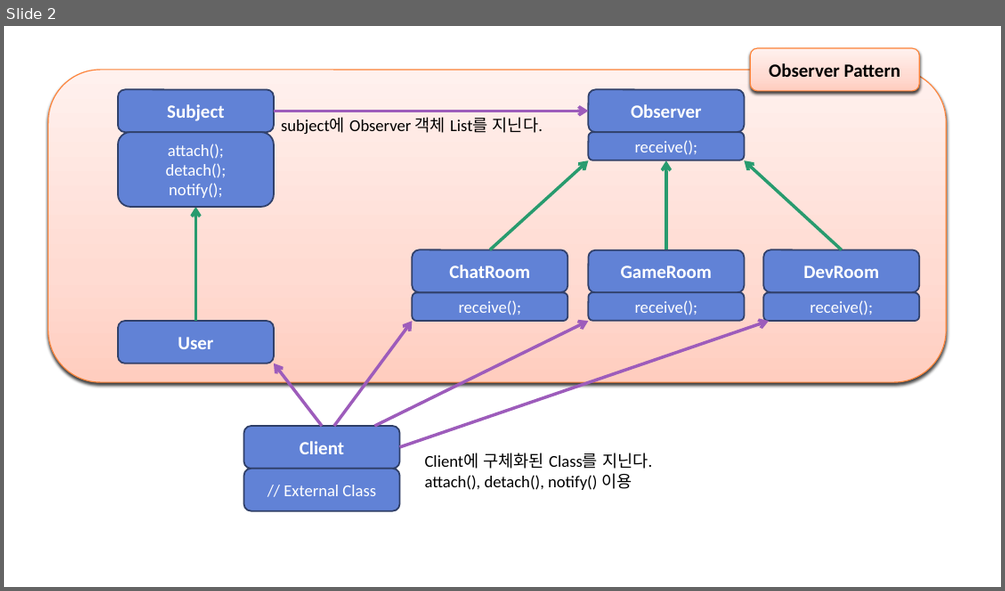
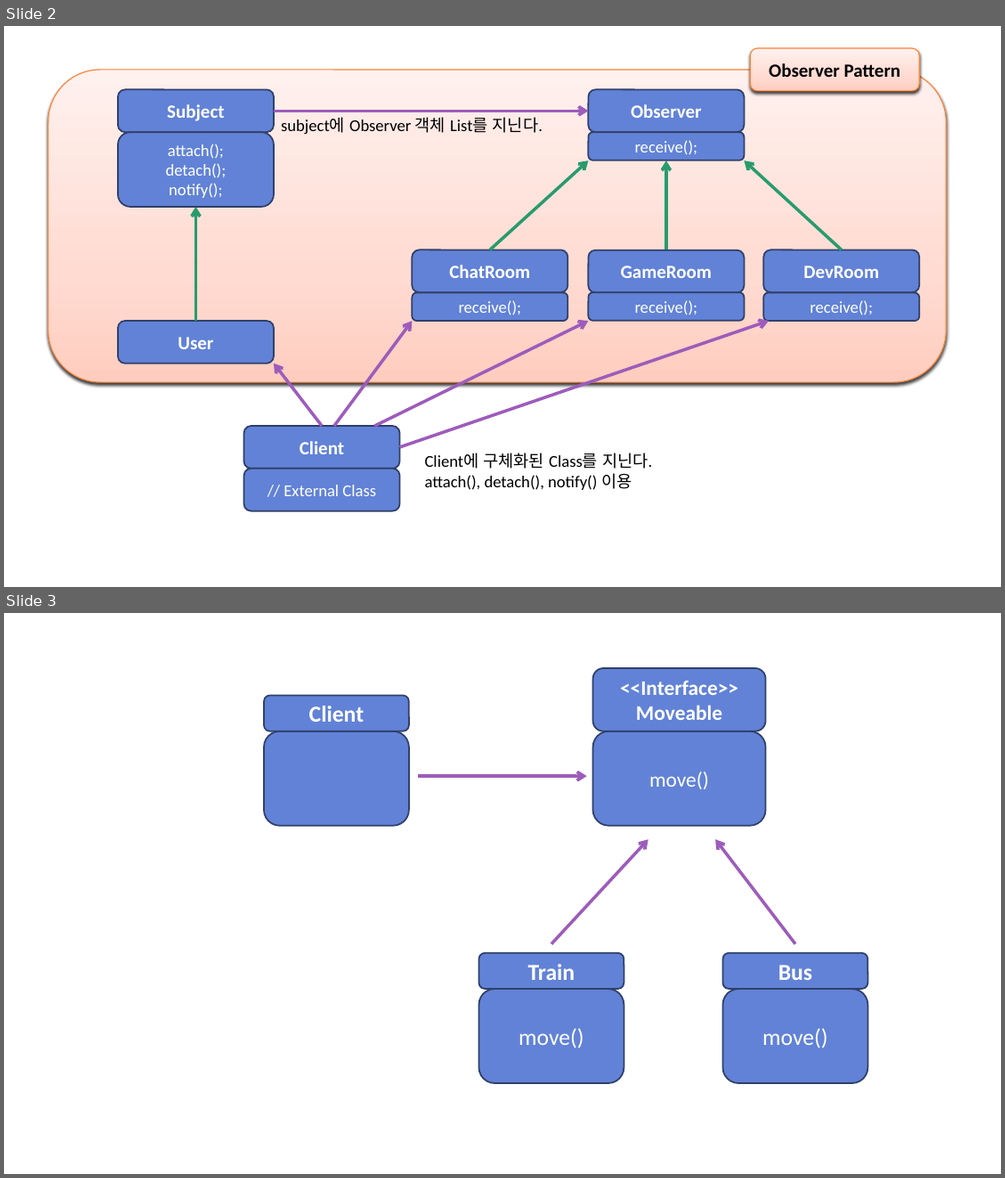
Before and after one commit to Nephelai/nephelai.github.io, a slide deck: etc/images.pptx. Shown one above the other, each under a label of ours: slide 2 before the commit, slides 2 and 3 after it. The pictures are 1005x591 and 1005x1178 pixels, drawn with LibreOffice and Linux fonts; fonts in the diff are those of the drawing. Boxes give left, top, right and bottom in pixels: in the first picture for what was removed or moved away, otherwise in the second. Text is boxed around its words. In the diff, an @@ line names an element or a change of style, - is before the commit and + after.

```diff
--- a/etc/images.pptx
+++ b/etc/images.pptx
@@ slide 3 added at (4, 613, 1001, 1174), background #FFFFFF @@
@@ rounded rectangle added at (593, 668, 766, 731), fill #6182D6, outline #30416A 1.5 pt, 20 pt, text #FFFFFF, bold @@
+<<Interface>>
+Moveable
@@ rounded rectangle added at (264, 695, 409, 731), fill #6182D6, outline #30416A 1.5 pt, 22 pt, text #FFFFFF, bold @@
+Client
@@ rounded rectangle added at (264, 731, 409, 826), fill #6182D6, outline #30416A 1.5 pt @@
@@ rounded rectangle added at (593, 731, 766, 826), fill #6182D6, outline #30416A 1.5 pt, 20 pt, text #FFFFFF @@
+move()
@@ arrow added from (418, 776) to (587, 776), #9D5CBB 3 pt @@
@@ arrow added from (551, 944) to (648, 840), #9D5CBB 3 pt @@
@@ arrow added from (795, 944) to (715, 840), #9D5CBB 3 pt @@
@@ rounded rectangle added at (479, 952, 624, 989), fill #6182D6, outline #30416A 1.5 pt, 22 pt, text #FFFFFF, bold @@
+Train
@@ rounded rectangle added at (722, 952, 867, 989), fill #6182D6, outline #30416A 1.5 pt, 22 pt, text #FFFFFF, bold @@
+Bus
@@ rounded rectangle added at (479, 989, 624, 1083), fill #6182D6, outline #30416A 1.5 pt, 22 pt, text #FFFFFF @@
+move()
@@ rounded rectangle added at (722, 989, 867, 1083), fill #6182D6, outline #30416A 1.5 pt, 22 pt, text #FFFFFF @@
+move()
```
Also in this commit, not shown: 1 other file.
